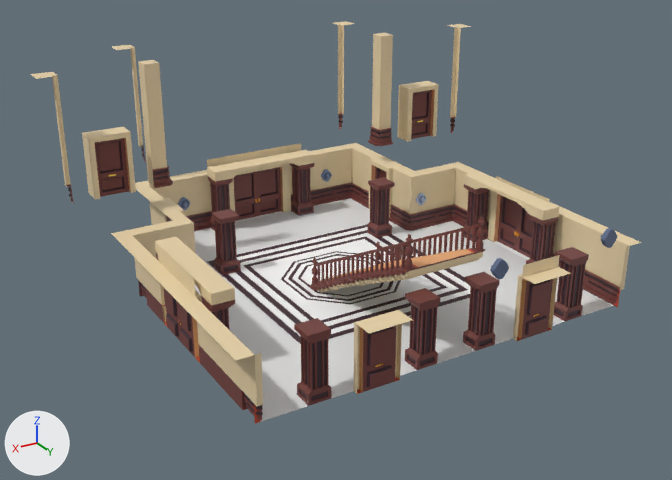
An edit to the Blender file Blender_Files/wip_2.blend, drawn before and after from the same camera.
Rendered twice from a 50 mm camera at (36.4, 48.1, 19.5) aimed at (16.6, 15.0, 3.0). Every picture has the same lights, and +X, +Y and +Z are marked at lower left.

In view in the first picture: 'Tiles', 'back wall toggle', 'floor_pattern.001', 'ground floor', 'rampe.002'.
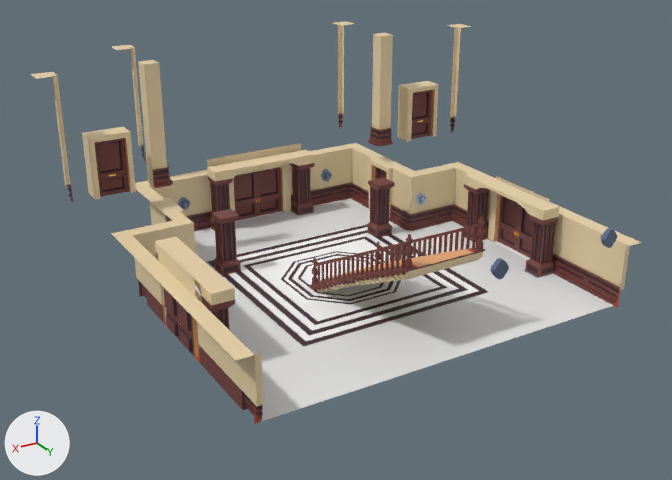
What changed in the scene script:
```text
Change me_plane_004:
    where me_plane_004.from_pydata(...)  # 412 vertices, 331 faces; spans x -15.0..15.0, y -15.0..15.0, z -4.0
    used by ob_tiles; location = (15.0, 15.0, 4.0)
    verts and faces of me_plane_004; kept vertices keep their numbers, new ones are numbered from 412
    before: 59 (-7.0, 6.0, -4.0), 60 (-7.0, 7.0, -4.0) at pixel (581, 316), 79 (-6.0, 6.0, -4.0), 80 (-6.0, 7.0, -4.0) at pixel (565, 321)
    before: 357 (6.0, 6.0, -4.0), 358 (6.0, 7.0, -4.0) at pixel (331, 398), 372 (7.0, 6.0, -4.0) at pixel (295, 393), 373 (7.0, 7.0, -4.0) at pixel (308, 405)
    me_plane_004 part 1
    add faces += [(59, 79, 80, 60)]
    me_plane_004 part 2
    add faces += [(357, 372, 373, 358)]
Change ob_back_wall_toggle:
    add ob_back_wall_toggle.hide_render = True
```

Location of each change, (x1, y1, x2, y2) in pixels of the pictures (672 x 480 px):
'back wall toggle', hidden: before (294, 247, 589, 406)
part 1 of me_plane_004, added: after (549, 307, 581, 321)
part 2 of me_plane_004, added: after (296, 387, 331, 406)
